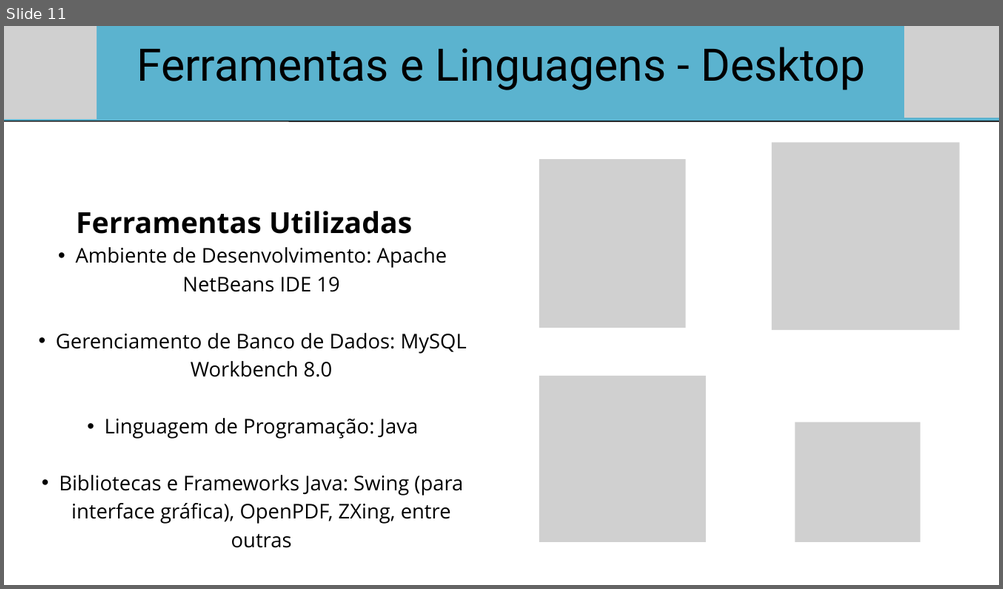
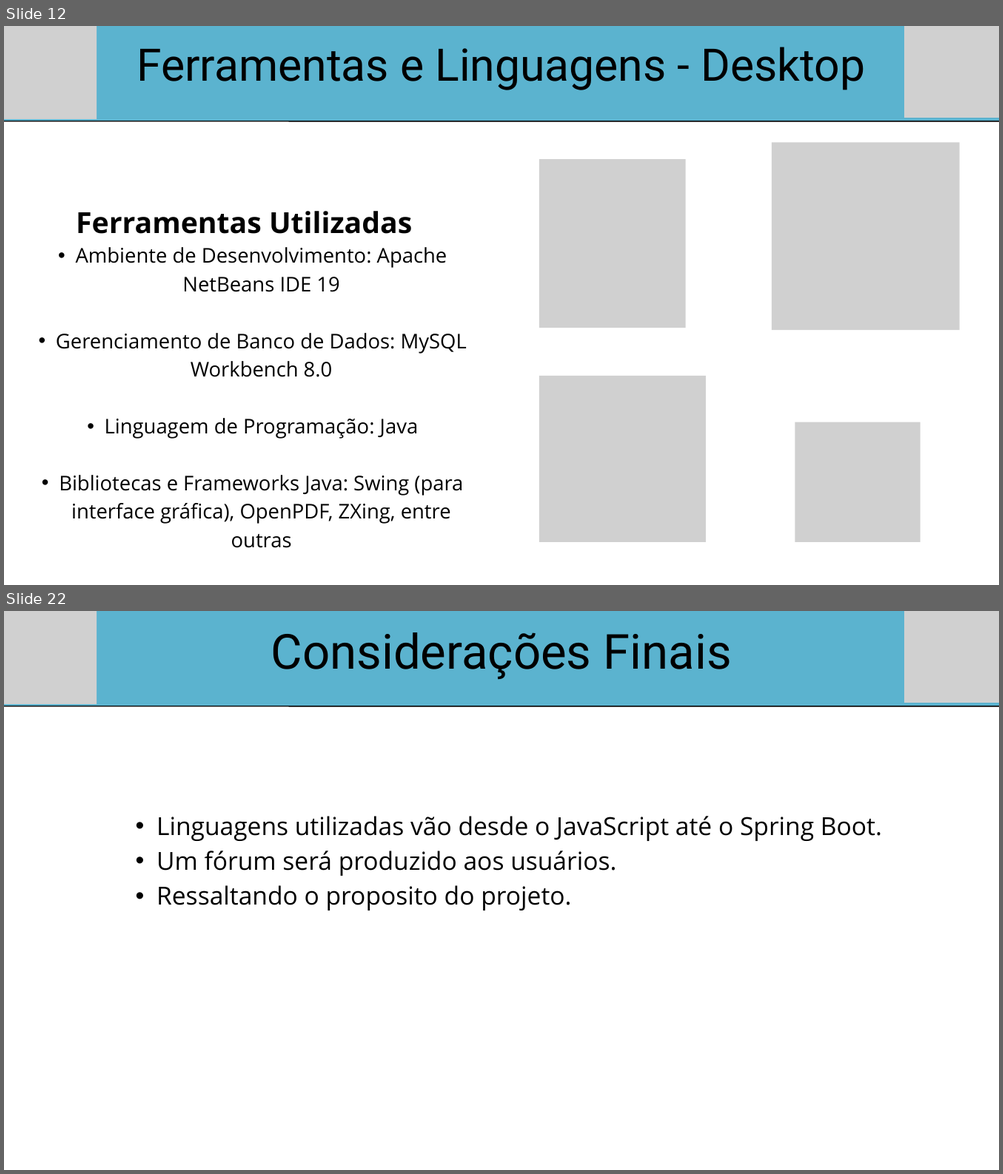
Before and after one commit to Bandclay-j/projeto_integrador_telemedicina, a slide deck: documentacao/TeleMedicina.pptx. Shown one above the other, each under a label of ours: slide 11 before the commit, slides 12 and 22 after it; the slides between them are not shown. The pictures are 1003x589 and 1003x1174 pixels, drawn with LibreOffice and Linux fonts; fonts in the diff are those of the drawing; grey boxes stand for pictures. Boxes give left, top, right and bottom in pixels: in the first picture for what was removed or moved away, otherwise in the second. Text is boxed around its words. In the diff, an @@ line names an element or a change of style, - is before the commit and + after.

```diff
--- a/documentacao/TeleMedicina.pptx
+++ b/documentacao/TeleMedicina.pptx
@@ slide 22 added at bbox=[4, 611, 999, 1170], background #FFFFFF @@
@@ freeform shape added at bbox=[4, 611, 999, 706], fill #5BB3CF @@
@@ picture added at bbox=[4, 611, 96, 704] @@
@@ text added at bbox=[271, 632, 731, 679], 70 pt, text #000000 @@
+Considerações Finais
@@ picture added at bbox=[904, 611, 999, 703] @@
@@ line added from (4, 706) to (999, 706), #000000 1.5 pt @@
@@ text added at bbox=[156, 816, 882, 911], 36 pt, text #000000 @@
+  • Linguagens utilizadas vão desde o JavaScript até o Spring Boot.
+  • Um fórum será produzido aos usuários.
+  • Ressaltando o proposito do projeto.
@@ what was slide 11 is now slide 12 @@
```
Also in this commit, not shown: 6 slides changed, 9 other slides added.
